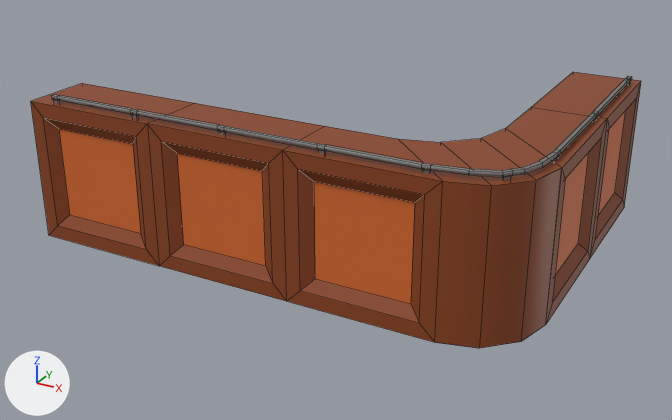
A saved change to the FBX model Battle Pou/Assets/Marijn/models/Bar.fbx.
Rendered twice from a camera (50 mm lens) standing at (2.21, -5.18, 2.76) and looking at (-0.76, 0.21, 0.06). Lighting does not change. The marker at lower left points along +X, +Y and +Z. Mesh edges are drawn as thin lines. Where no turn or scale is listed for an object, it has been applied to the vertices.
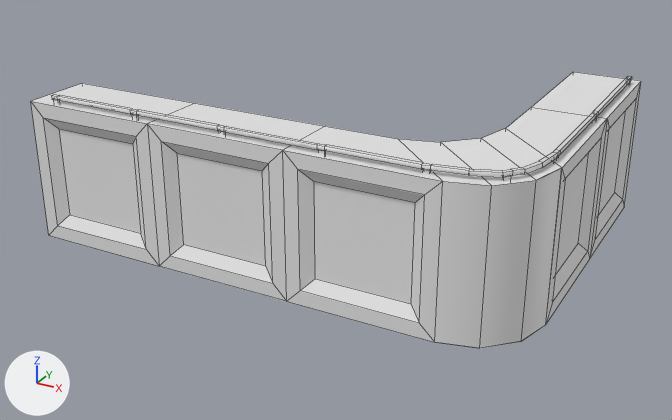
The newer file is also turned or shifted as a whole; pictures and numbers use the older file's frame.

Location of each change, [x1, y1, x2, y2] in pixels of the pictures (672 x 420 px):
part 1 of me_plane_050, recoloured (brown to grey)
    both: [59, 110, 626, 304]
part 2 of me_plane_050, recoloured (grey to white)
    both: [51, 76, 632, 180]
part 3 of me_plane_050, recoloured (brown to grey)
    both: [31, 72, 641, 348]

The edits, one by one:
me_plane_050 has 240 vertices, 226 faces and spans x -2.52..0.98, y -0.86..1.64, z -0.1..0.96.
me_plane_050 is used by ob_plane_010; location (0.0, 0.0, 0.0).
me_plane_050 part 1: all 5 faces that had it switch from mat_brown (orange #d4692c) to no material.
me_plane_050 part 2: all 154 faces that had it switch from mat_material_002 (grey #7e7e7e) to no material.
me_plane_050 part 3: all 67 faces that had it switch from mat_darkbrown (brown #8a421a) to no material.
